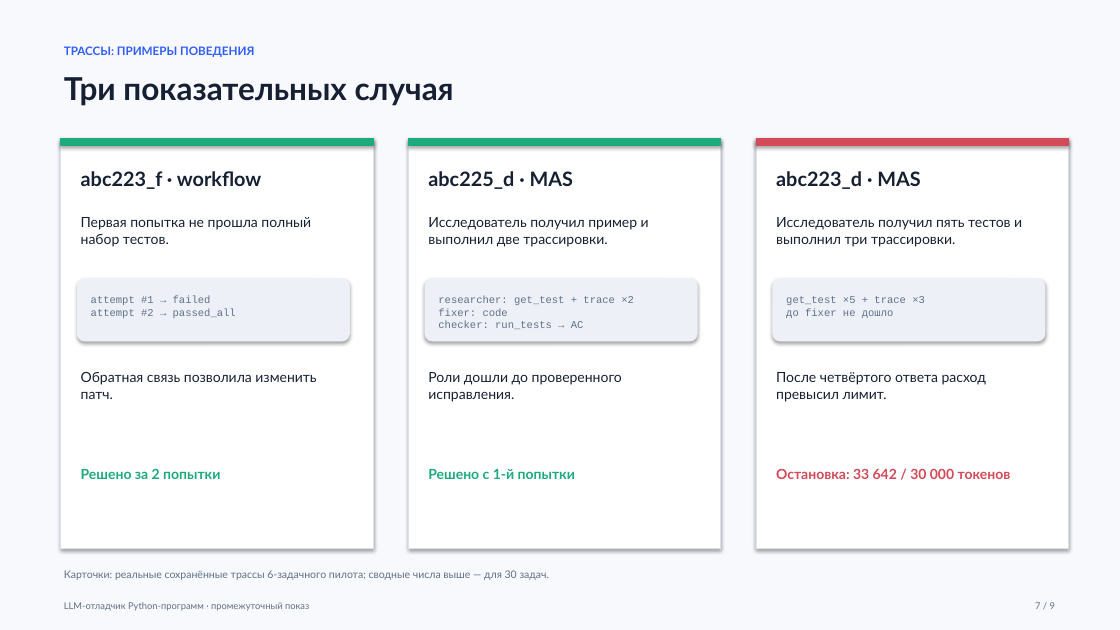
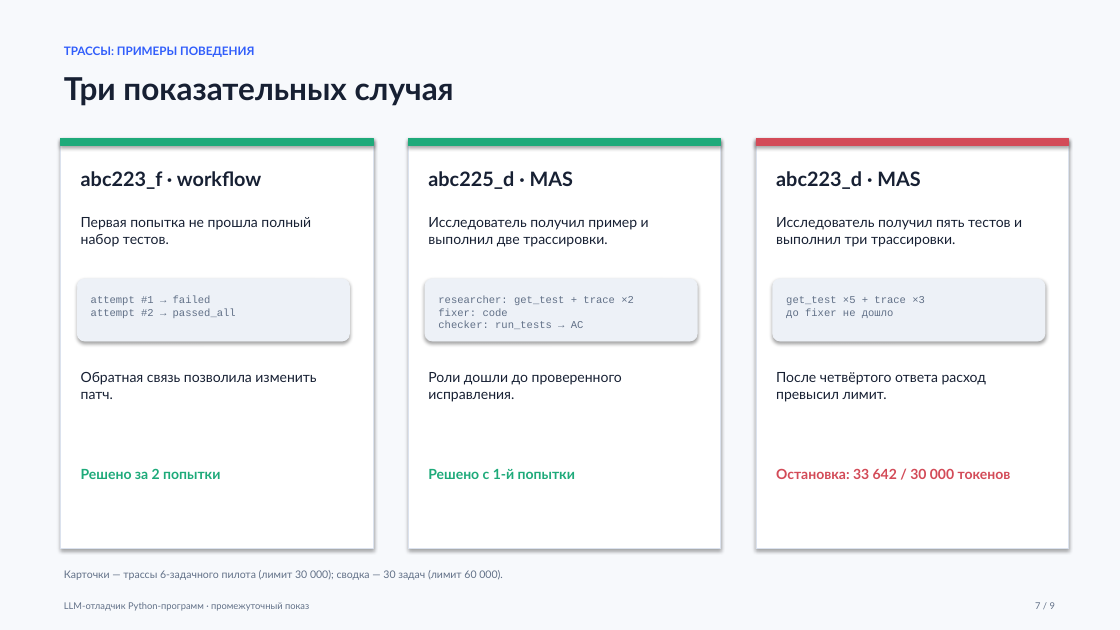
Before and after one commit to melpomene310/MAG_IAD_MAS_Project_Python_debugger, a slide deck: slide 7 of docs/presentation/pilot_20261022.pptx. Drawn at 1120x630 pixels with LibreOffice and Linux fonts; fonts in the diff are those of the drawing. Boxes give left, top, right and bottom in pixels: in the first picture for what was removed or moved away, otherwise in the second. Text is boxed around its words. In the diff, an @@ line names an element or a change of style, - is before the commit and + after.

```diff
--- a/docs/presentation/pilot_20261022.pptx
+++ b/docs/presentation/pilot_20261022.pptx
@@ text at bbox=[64, 570, 503, 580]: text changed @@
-Карточки: реальные сохранённые трассы 6-задачного пилота; сводные числа выше — для 30 задач.
+Карточки — трассы 6-задачного пилота (лимит 30 000); сводка — 30 задач (лимит 60 000).
```
Also in this commit, not shown: 1 other slide changed.
